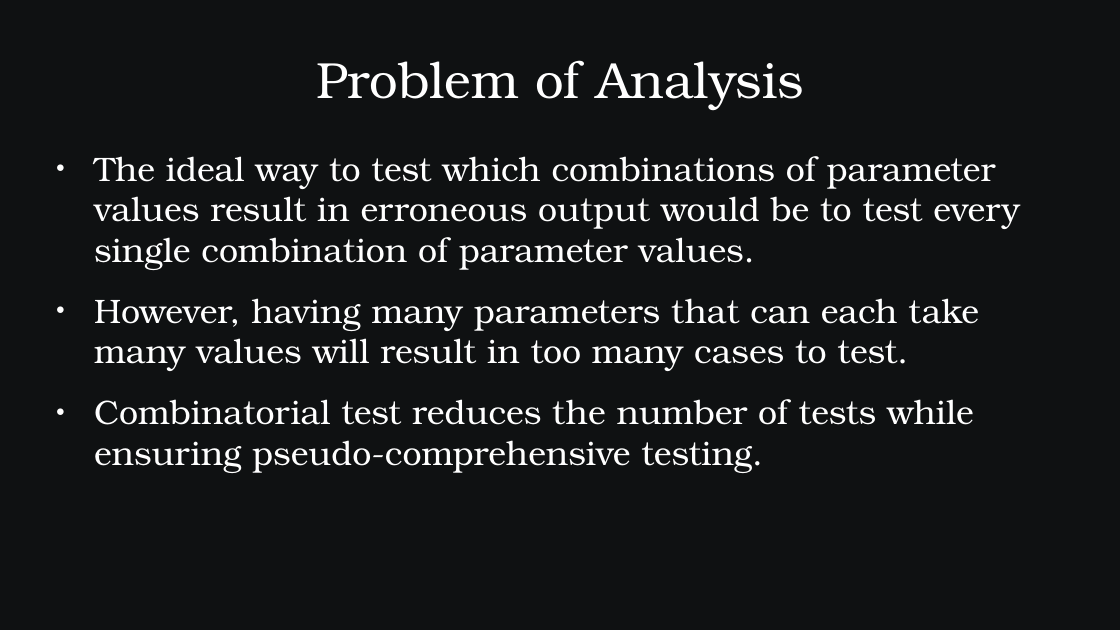
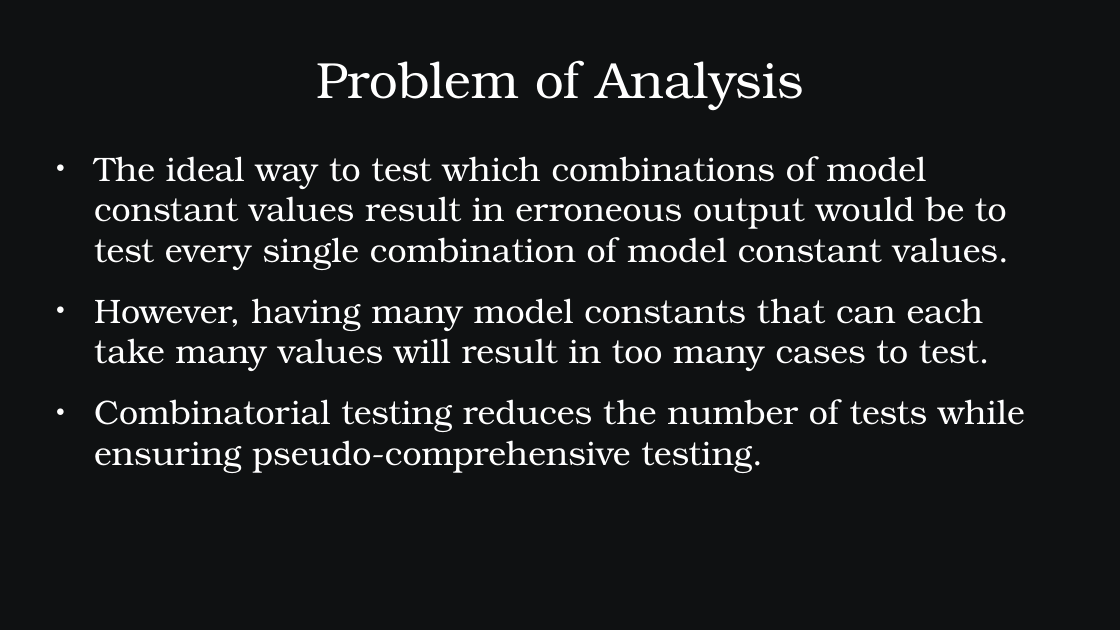
Before and after one commit to SamAllen06/lake_temp_work, a slide deck: slide 2 of documentation/for_collaborators/AnalysisOverview.pptx. Drawn at 1120x630 pixels with LibreOffice and Linux fonts; fonts in the diff are those of the drawing. Boxes give left, top, right and bottom in pixels: in the first picture for what was removed or moved away, otherwise in the second. Text is boxed around its words. In the diff, an @@ line names an element or a change of style, - is before the commit and + after.

```diff
--- a/documentation/for_collaborators/AnalysisOverview.pptx
+++ b/documentation/for_collaborators/AnalysisOverview.pptx
@@ text at (x1=94, y1=156, x2=1025, y2=473): text changed @@
-● The ideal way to test which combinations of parameter values result in erroneous output would be to test every single combination of parameter values.
-● However, having many parameters that can each take many values will result in too many cases to test.
-● Combinatorial test reduces the number of tests while ensuring pseudo-comprehensive testing.
+● The ideal way to test which combinations of model constant values result in erroneous output would be to test every single combination of model constant values.
+● However, having many model constants that can each take many values will result in too many cases to test.
+● Combinatorial testing reduces the number of tests while ensuring pseudo-comprehensive testing.
```
Also in this commit, not shown: 8 other slides changed, 5 slides added, 1 slide removed, 1 other file.
